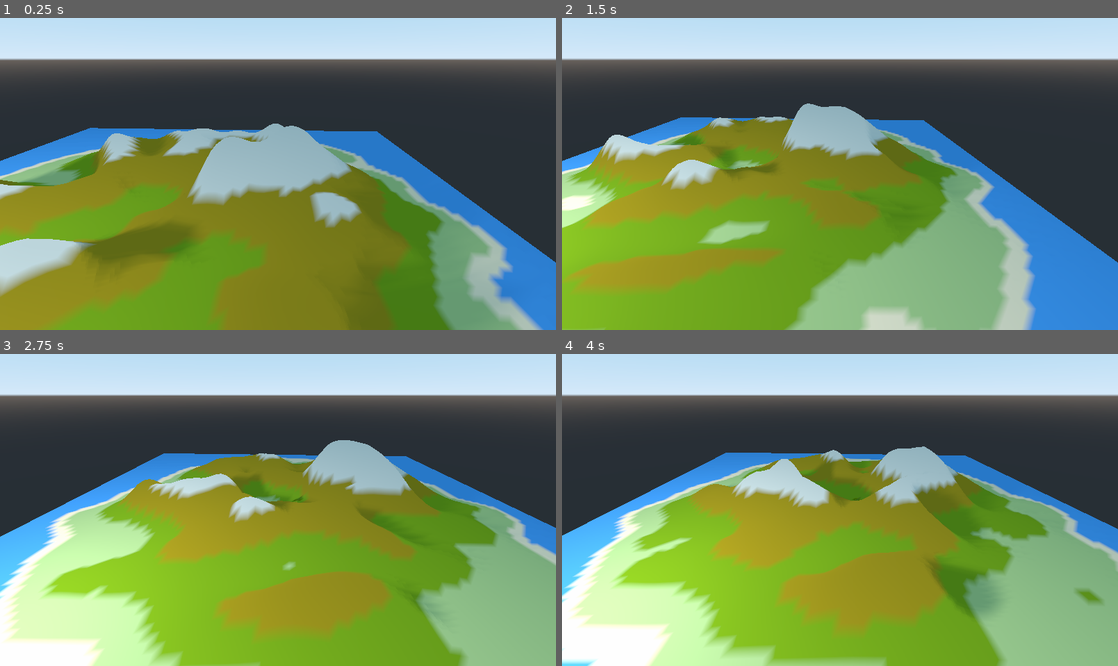
Above: before the commit, frames 1-4 (two rows, left to right).
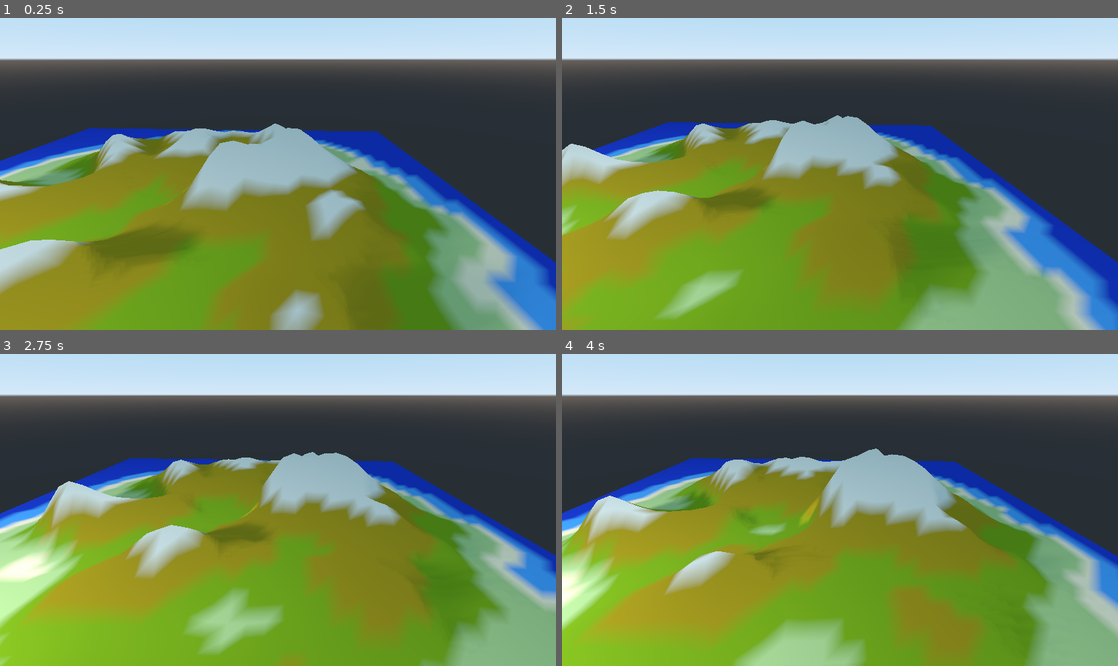
Above: after the commit, the same moments.

Repository: brennanwilkes/Tangaroa2
Game: Godot game, scene res://HeightMapTests.tscn
Two runs of this game, one before a commit and one after it. Both use one fixed random seed, a clock stepped at 60 frames per second and the inputs below.
Inputs (mouse positions are in pixels of both pictures, inside the frame that each line leads up to):
- Up to frame 1 (0.25 s): no input
- Up to frame 2 (1.5 s): move the mouse to (962, 152) at 0.52 s; hold S (camera_backward) 0.53-1.28 s; click (962, 152) at 0.67 s; tap W (camera_forward) at 0.8, 1.35 s; move the mouse to (728, 183) at 1.27 s; click (728, 183) at 1.42 s
- Up to frame 3 (2.75 s): tap A (camera_left) at 1.55 s; move the mouse to (333, 432) at 2.02 s; hold A (camera_left) from 2.03 s (still down); click (333, 432) at 2.17 s; tap D (camera_right) at 2.3 s
- Up to frame 4 (4 s): move the mouse to (812, 569) at 2.77 s; release A (camera_left) at 2.78 s; tap D (camera_right) at 2.85 s; click (812, 569) at 2.92 s; tap Ctrl (noise_movement, bound only after the commit) at 3.05 s; move the mouse to (1006, 553) at 3.52 s; hold Ctrl (noise_movement, bound only after the commit) from 3.53 s (still down); click (1006, 553) at 3.67 s; tap S (camera_backward) at 3.8 s

The runs differ from the first frame. In frame 1, 11% of the frame differs, in the area x 0-100%, y 33-100%; in frame 2, 38%; in frame 3, 44%; in frame 4, 50%, in the area x 0-100%, y 29-100%.

Commit message:
Shader param offset manipulation controls

Diff:
--- a/Camera.gd
+++ /dev/null
@@ -1,13 +0,0 @@
-extends Camera
-onready var camera = get_node(".")
-export var speed = 0.1;
-
-func _process(delta):
-	if Input.is_action_pressed("camera_backward"):
-		camera.translation += Vector3(0.0,0.0,speed);
-	elif Input.is_action_pressed("camera_forward"):
-		camera.translation -= Vector3(0.0,0.0,speed);
-	if Input.is_action_pressed("camera_left"):
-		camera.translation -= Vector3(speed,0.0,0.0);
-	elif Input.is_action_pressed("camera_right"):
-		camera.translation += Vector3(speed,0.0,0.0);
--- /dev/null
+++ b/Controller.gd
@@ -0,0 +1,32 @@
+extends Spatial
+onready var camera = get_node("Camera")
+onready var heightmap = get_node("heightmap")
+export var speed = 0.1;
+
+func _process(delta):
+	var movement = Vector3(0.0,0.0,0.0);
+	if Input.is_action_pressed("camera_backward"):
+		movement += Vector3(0.0,0.0,speed);
+	elif Input.is_action_pressed("camera_forward"):
+		movement -= Vector3(0.0,0.0,speed);
+	if Input.is_action_pressed("camera_left"):
+		movement -= Vector3(speed,0.0,0.0);
+	elif Input.is_action_pressed("camera_right"):
+		movement += Vector3(speed,0.0,0.0);
+
+	if Input.is_action_pressed("noise_movement"):
+		heightmap.material.set_shader_param("offset",heightmap.material.get_shader_param("offset")+Vector3(movement.x*-0.1,movement.z*-0.1,0.0))
+	else:
+		camera.translation += movement;
+
+
+
+func _input(event : InputEvent) -> void:
+	if event is InputEventMouseButton:
+		event as InputEventMouseButton
+		if event.pressed:
+			match event.button_index:
+				BUTTON_WHEEL_UP:
+					heightmap.material.set_shader_param("offset",heightmap.material.get_shader_param("offset")+Vector3(0.0,0.0,0.25))
+				BUTTON_WHEEL_DOWN:
+					heightmap.material.set_shader_param("offset",heightmap.material.get_shader_param("offset")-Vector3(0.0,0.0,0.25))
--- a/HeightMapTests.tscn
+++ b/HeightMapTests.tscn
@@ -1,15 +1,16 @@
 [gd_scene load_steps=4 format=2]
 
 [ext_resource path="res://noiseMesh-material.tres" type="Material" id=1]
-[ext_resource path="res://Camera.gd" type="Script" id=2]
+[ext_resource path="res://Controller.gd" type="Script" id=3]
 
 [sub_resource type="PlaneMesh" id=1]
 material = ExtResource( 1 )
 size = Vector2( 50, 50 )
-subdivide_width = 100
-subdivide_depth = 100
+subdivide_width = 50
+subdivide_depth = 50
 
 [node name="HeightMapTests" type="Spatial"]
+script = ExtResource( 3 )
 
 [node name="OmniLight" type="OmniLight" parent="."]
 transform = Transform( 1, 0, 0, 0, 1, 0, 0, 0, 1, -22.5269, 11.9443, 22.1142 )
@@ -25,5 +26,3 @@
 
 [node name="Camera" type="Camera" parent="."]
 transform = Transform( 1, 0, 0, 0, 0.906308, 0.422618, 0, -0.422618, 0.906308, 0.972098, 13.3251, 19.4019 )
-script = ExtResource( 2 )
-speed = 0.2
--- a/noiseMesh-material.tres
+++ b/noiseMesh-material.tres
@@ -6,7 +6,7 @@
 shader = ExtResource( 1 )
 shader_param/seed = 5
 shader_param/offset = Vector3( 0, 0, 0 )
-shader_param/speed = 0.5
+shader_param/speed = 0.15
 shader_param/scale = 28.0
 shader_param/octaves = 8
 shader_param/persistence = 2.0
--- a/noiseMesh.shader
+++ b/noiseMesh.shader
@@ -152,8 +152,11 @@
 	return base_noise;
 }
 
+float deep(float h){
+	return float(h==0.0);
+}
 float shallows(float h){
-	return float(h < 0.05);
+	return float(h < 0.05 && h > 0.0);
 }
 float beach(float h){
 	return float(h >= 0.05 && h < 0.15);
@@ -173,13 +176,13 @@
 
 
 float calc_r(float h){
-	return shallows(h)*0.047 + beach(h)*0.816 + grass1(h)*0.345 + grass2(h)*0.153 + grass3(h)*0.298 + rock1(h)*0.584;
+	return deep(h)*0.0 + shallows(h)*0.047 + beach(h)*0.816 + grass1(h)*0.345 + grass2(h)*0.153 + grass3(h)*0.298 + rock1(h)*0.584;
 }
 float calc_g(float h){
-	return shallows(h)*0.286 + beach(h)*0.671 + grass1(h)*0.494 + grass2(h)*0.298 + grass3(h)*0.212 + rock1(h)*0.586;
+	return deep(h)*0.027 + shallows(h)*0.286 + beach(h)*0.671 + grass1(h)*0.494 + grass2(h)*0.298 + grass3(h)*0.212 + rock1(h)*0.586;
 }
 float calc_b(float h){
-	return shallows(h)*0.695 + beach(h)*0.463 + grass1(h)*0.192 + grass2(h)*0.0 + grass3(h)*0.0 + rock1(h)*0.533;
+	return deep(h)*0.439 + shallows(h)*0.695 + beach(h)*0.463 + grass1(h)*0.192 + grass2(h)*0.0 + grass3(h)*0.0 + rock1(h)*0.533;
 }
 
 void vertex() {
--- a/project.godot
+++ b/project.godot
@@ -45,6 +45,12 @@
 , Object(InputEventKey,"resource_local_to_scene":false,"resource_name":"","device":0,"alt":false,"shift":false,"control":false,"meta":false,"command":false,"pressed":false,"scancode":16777234,"unicode":0,"echo":false,"script":null)
  ]
 }
+noise_movement={
+"deadzone": 0.5,
+"events": [ Object(InputEventKey,"resource_local_to_scene":false,"resource_name":"","device":0,"alt":false,"shift":false,"control":false,"meta":false,"command":false,"pressed":false,"scancode":16777238,"unicode":0,"echo":false,"script":null)
+, Object(InputEventKey,"resource_local_to_scene":false,"resource_name":"","device":0,"alt":false,"shift":false,"control":false,"meta":false,"command":false,"pressed":false,"scancode":16777237,"unicode":0,"echo":false,"script":null)
+ ]
+}
 
 [rendering]
 
Not shown, changed: export_presets.cfg
